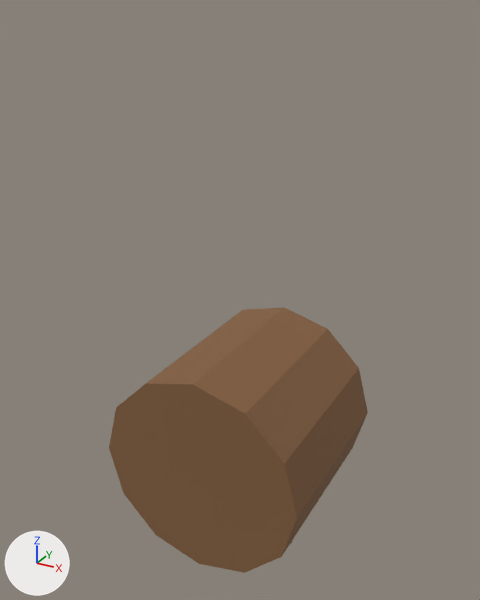
An edit to the glTF model public/models/stump.glb, drawn before and after from the same camera.
Camera for both pictures: a camera (50 mm lens) standing at (0.673, -1.244, 0.503) and looking at (-0.023, 0.023, -0.13). Lighting does not change. The marker at lower left points along +X, +Y and +Z. The older version comes first. Vertices at exactly the same position are counted once.

In view in the first picture: 'Stump'.
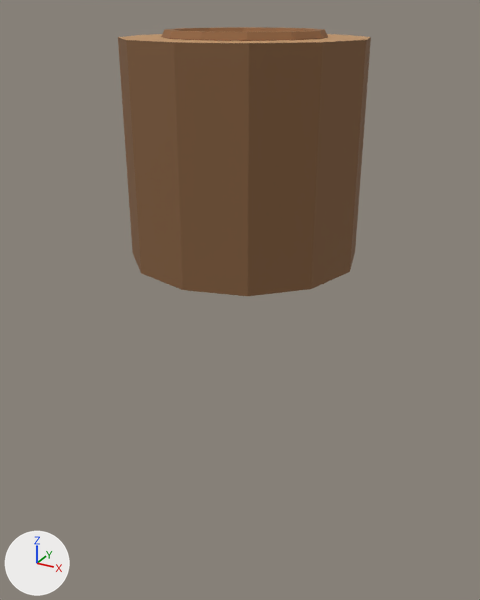
The change, as JSON lines over the scene's bpy script:
```json
{"block": "me_stump", "where": "# used by ob_stump; location = (0.0, 0.0, 0.0); rotation_euler = (-1.571, 0.0, 0.0), in degrees (-90, 0, 0)"}
{"op": "remove", "block": "me_stump", "code": "me_stump.from_pydata(...)  # 96 vertices, 188 faces; spans x -0.25..0.25, y 0.225..0.866, z -0.225..0.225"}
{"op": "add", "block": "me_stump", "code": "me_stump.from_pydata(...)  # 96 vertices, 188 faces; spans x -0.25..0.25, y -0.25..0.25, z 0.0..0.464"}
{"block": "me_stump", "change": "me_stump part 1: the loose piece of 24 vertices spanning x -0.25..0.25, y 0.225..0.725, z -0.225..0.225 is moved by (0.0, -0.475, 0.225)"}
{"block": "me_stump", "change": "me_stump part 2: the loose piece of 72 vertices spanning x -0.165..0.165, y 0.536..0.866, z -0.013..0.013 is moved by (0.0, -0.701, 0.451)"}
{"block": "me_stump", "change": "me_stump part 3: 14 kept faces spanning x -0.25..0.25, y -0.25..0.25, z 0.0..0.45 get new vertex colours; the middle colour goes from beige #b89d81 to beige #ddc2a3"}
{"block": "me_stump", "change": "me_stump part 4: 10 faces spanning x -0.25..0.25, y -0.25..0.25, z 0.45 switch from mat_m_bark to mat_m_logend"}
{"op": "set", "path": "ob_stump.rotation_euler", "old": "(-1.571, 0.0, 0.0)", "new": "(0.0, 0.0, 0.0)", "note": "degrees (-90, 0, 0) -> degrees (0, 0, 0)"}
```

Location of each change, (x1, y1, x2, y2) in pixels of the pictures (480 x 600 px; the box of a moved part takes in the faces that stretch with it):
```json
{"object": "Stump", "change": "reshaped, turned", "before": [109, 308, 368, 573], "after": [118, 27, 371, 296]}
{"part": 1, "of": "me_stump", "change": "moved or reshaped", "before": [109, 308, 368, 573], "after": [118, 37, 371, 296]}
{"part": 2, "of": "me_stump", "change": "moved or reshaped", "after": [161, 27, 328, 41], "on screen": "not visible before"}
{"part": 3, "of": "me_stump", "change": "recoloured", "after": [119, 34, 370, 43], "on screen": "beige"}
{"part": 4, "of": "me_stump", "change": "recoloured", "after": [119, 34, 370, 43]}
```
